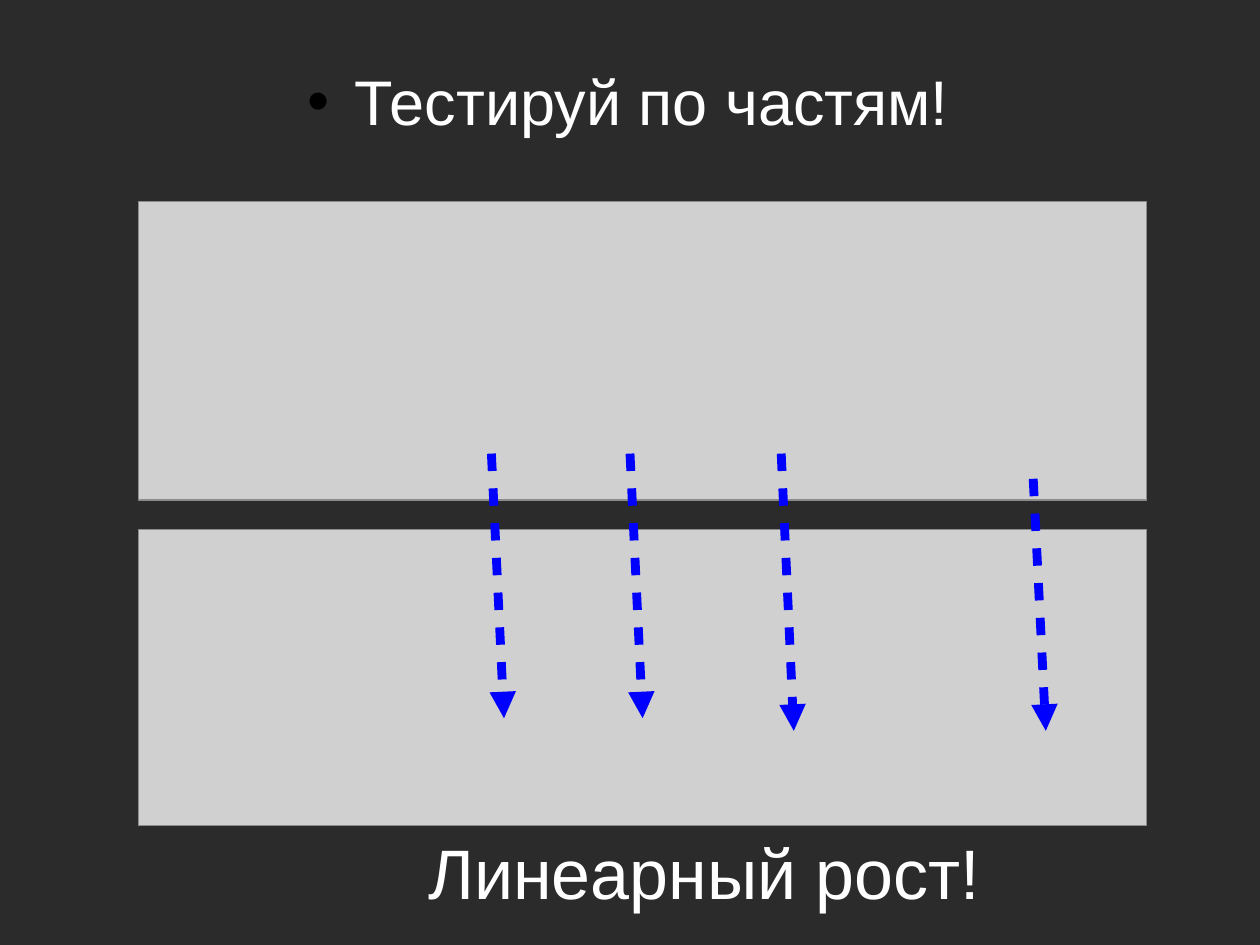
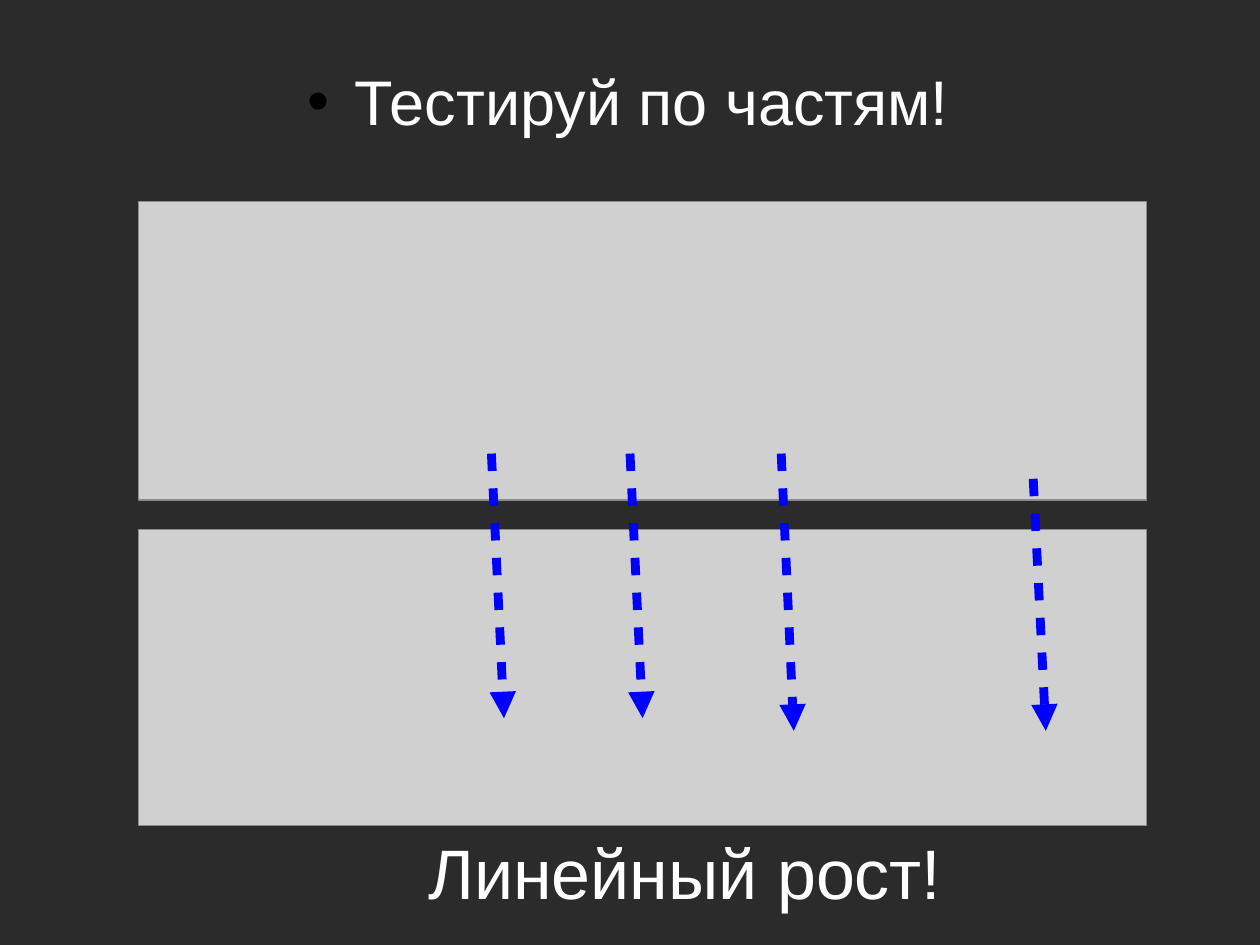
Before and after one commit to asolntsev/presentations, a slide deck: slide 17 of ui-tests/the_fast_and_the_continuous.seleniumcamp2014.odp. Drawn at 1260x945 pixels with LibreOffice and Linux fonts; fonts in the diff are those of the drawing; grey boxes stand for pictures; background and template pictures are left out; a plain dark background stands for a picture behind light text. Boxes give left, top, right and bottom in pixels: in the first picture for what was removed or moved away, otherwise in the second. Text is boxed around its words. In the diff, an @@ line names an element or a change of style, - is before the commit and + after.

```diff
--- a/ui-tests/the_fast_and_the_continuous.seleniumcamp2014.odp
+++ b/ui-tests/the_fast_and_the_continuous.seleniumcamp2014.odp
@@ text at bbox=[428, 847, 941, 912]: text changed @@
-Линеарный рост!
+Линейный рост!
```
Also in this commit, not shown: 2 slides removed.
